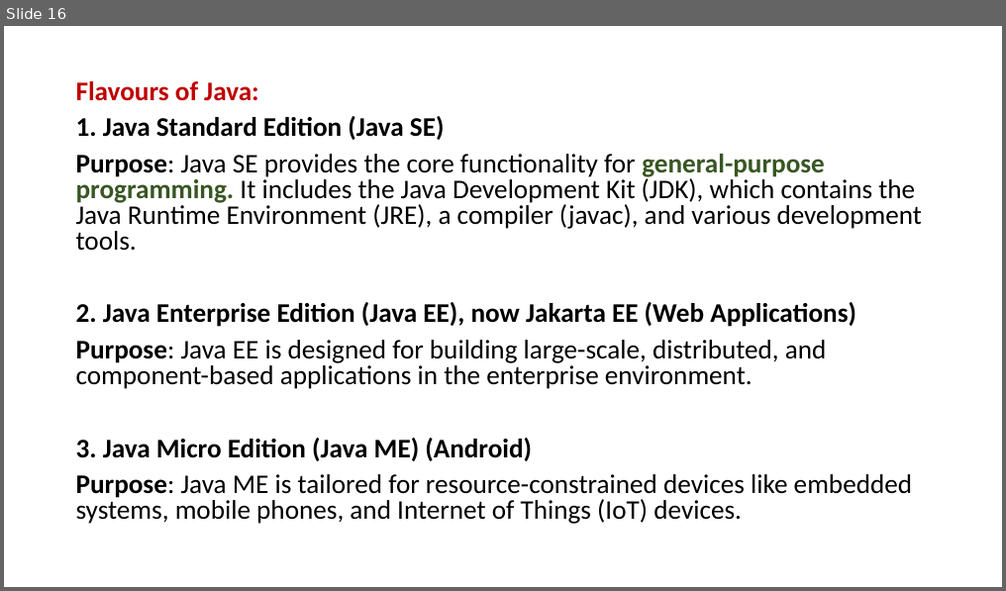
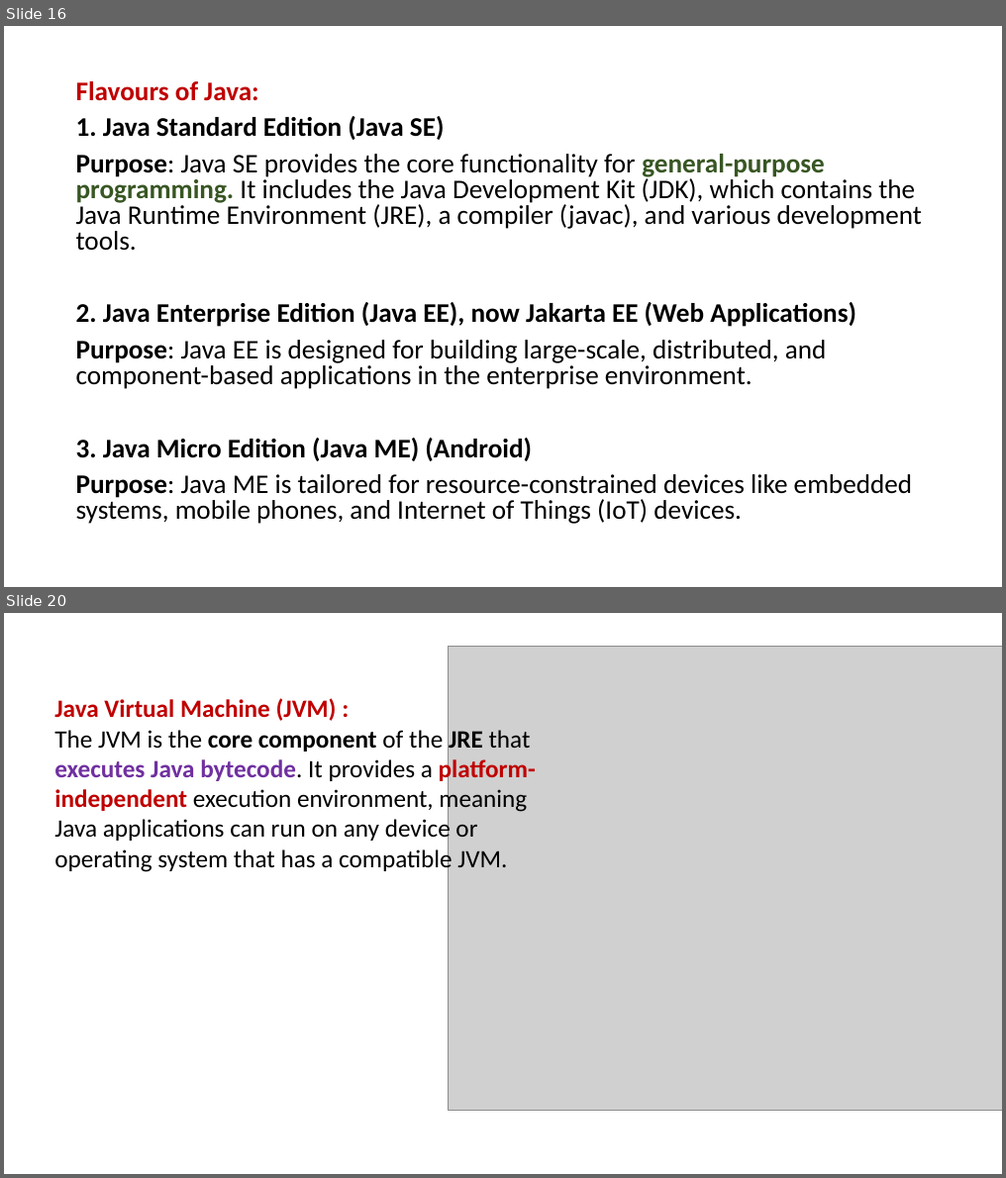
Before and after one commit to PRAMOD-VISHNU-NAIK/MCA-2nd-Sem-Shridevi-College, a slide deck: Theory Class-Notes/Java MCA-2.pptx. Shown one above the other, each under a label of ours: slide 16 before the commit, slides 16 and 20 after it; the slides between them are not shown. The pictures are 1006x591 and 1006x1178 pixels, drawn with LibreOffice and Linux fonts; fonts in the diff are those of the drawing; grey boxes stand for pictures. Boxes give left, top, right and bottom in pixels: in the first picture for what was removed or moved away, otherwise in the second. Text is boxed around its words. In the diff, an @@ line names an element or a change of style, - is before the commit and + after.

```diff
--- a/Theory Class-Notes/Java MCA-2.pptx
+++ b/Theory Class-Notes/Java MCA-2.pptx
@@ slide 20 added at bbox=[4, 613, 1002, 1174], background #FFFFFF @@
@@ picture added at bbox=[448, 646, 1002, 1110] @@
@@ text added at bbox=[54, 698, 536, 873], 24 pt, text #000000 @@
+Java Virtual Machine (JVM) :
+The JVM is the core component of the JRE that executes Java bytecode. It provides a platform-independent execution environment, meaning Java applications can run on any device or operating system that has a compatible JVM.
```
Also in this commit, not shown: 6 other slides added, 1 slide removed, 1 other file.
